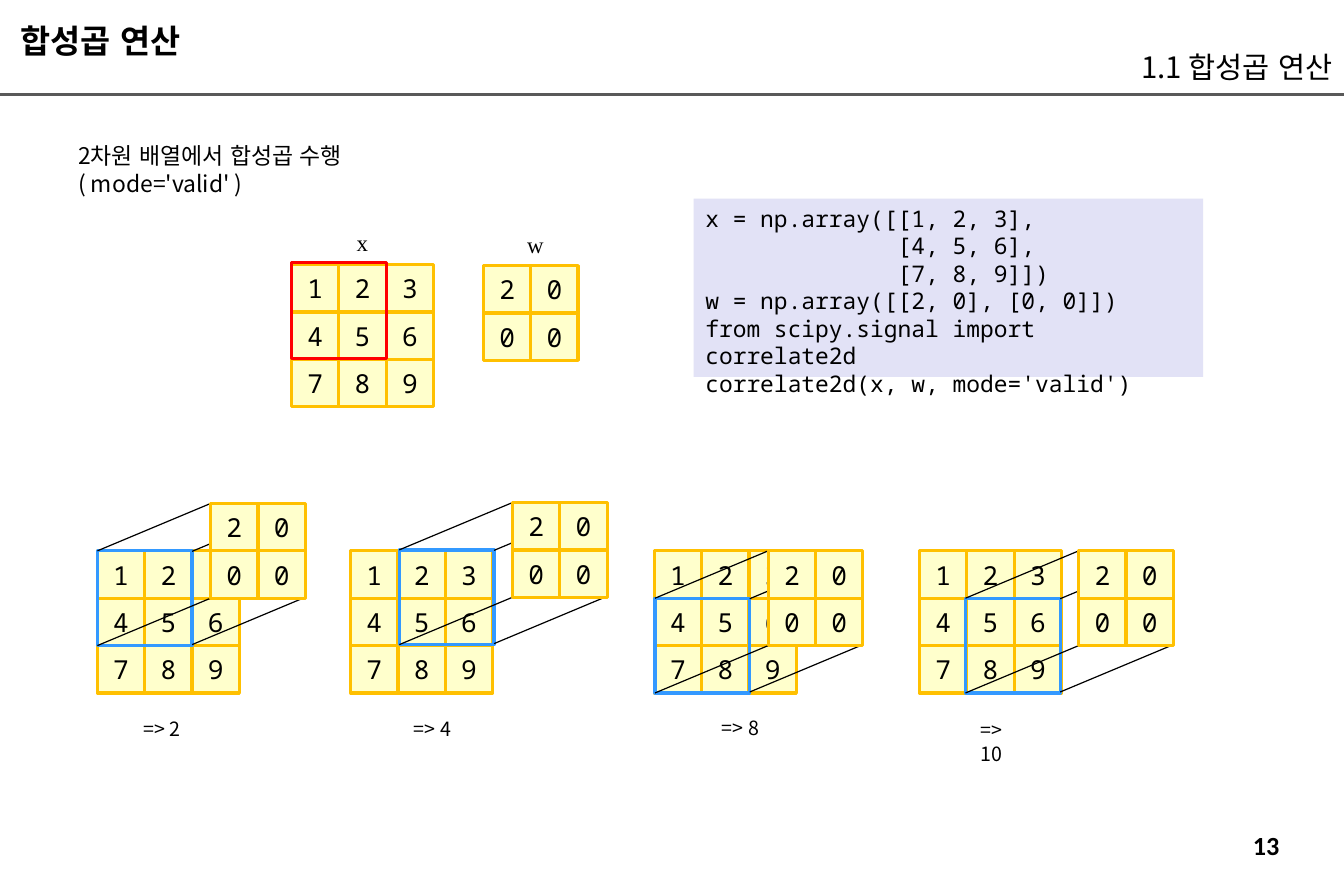
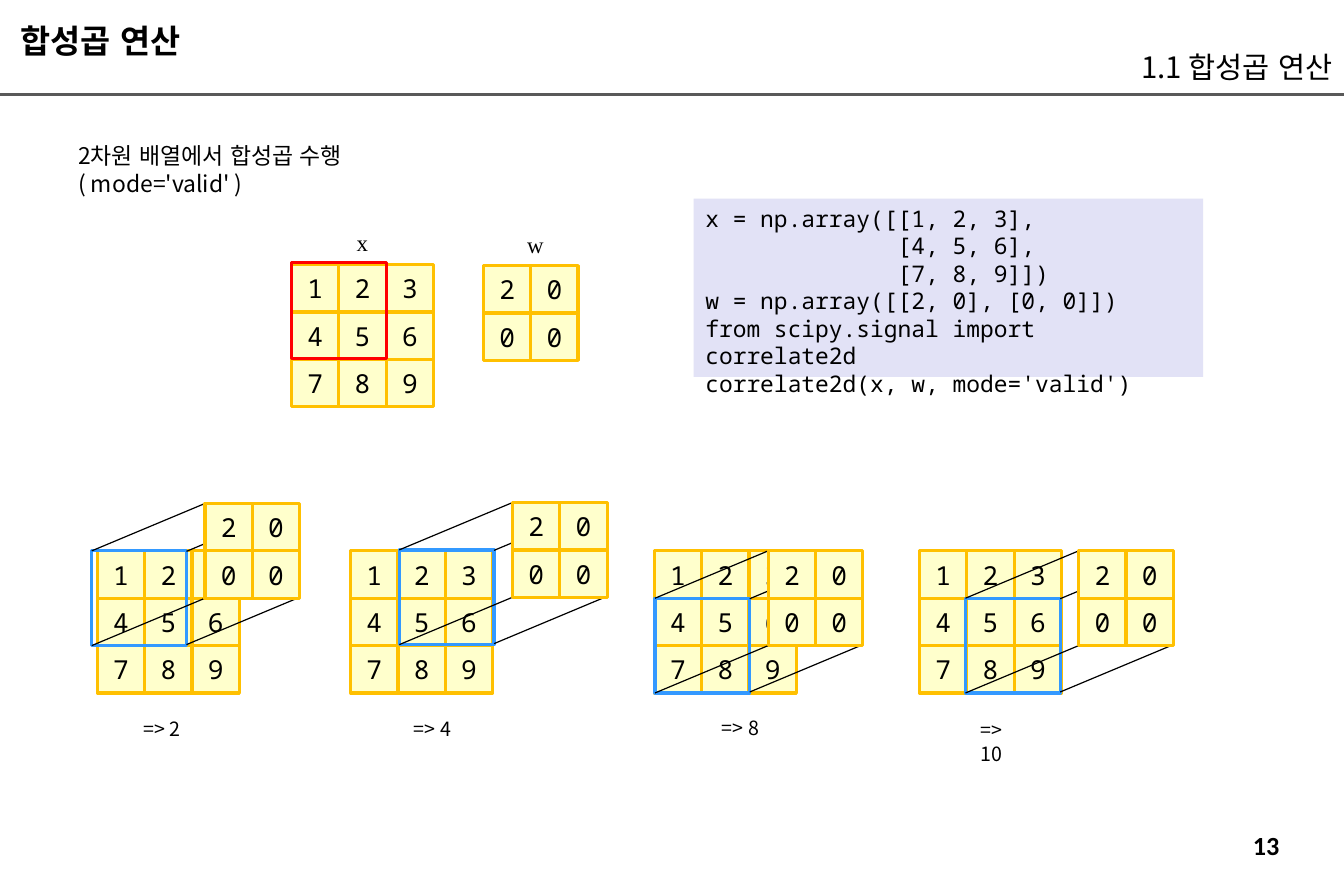
Before and after one commit to imguru-mooc/AI_CNN, a slide deck: slide 13 of CNN_교재_판서.pptx. Drawn at 1344x883 pixels with LibreOffice and Linux fonts; fonts in the diff are those of the drawing. Boxes give left, top, right and bottom in pixels: in the first picture for what was removed or moved away, otherwise in the second. Text is boxed around its words. In the diff, an @@ line names an element or a change of style, - is before the commit and + after.

```diff
--- a/CNN_교재_판서.pptx
+++ b/CNN_교재_판서.pptx
@@ 5 rectangles, 4 lines: place and size @@
-5 rectangles, 4 lines at [98,504,305,645]
+5 rectangles, 4 lines at [92,504,300,645]
```
Also in this commit, not shown: 8 other slides changed, 126 slides added.
